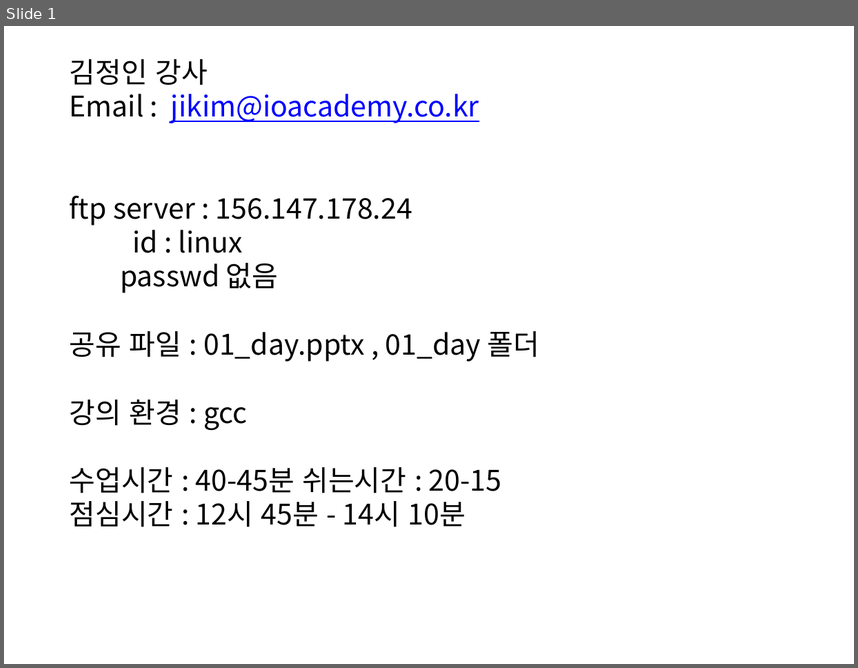
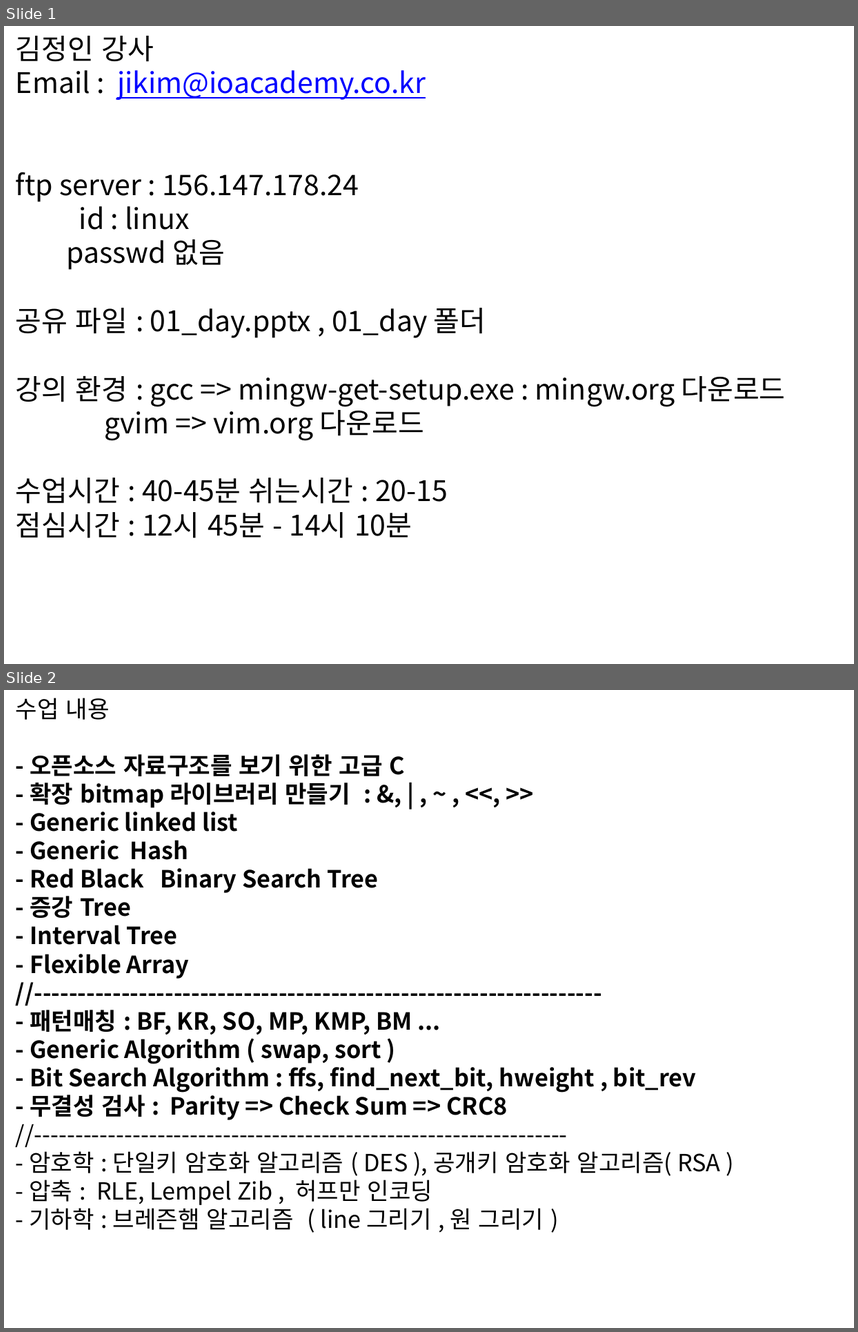
Before and after one commit to chisun-joung/osdsalgo_c, a slide deck: 01_day.pptx. Shown one above the other, each under a label of ours: slide 1 before the commit, slides 1 and 2 after it. The pictures are 858x668 and 858x1332 pixels, drawn with LibreOffice and Linux fonts; fonts in the diff are those of the drawing. Boxes give left, top, right and bottom in pixels: in the first picture for what was removed or moved away, otherwise in the second. Text is boxed around its words. In the diff, an @@ line names an element or a change of style, - is before the commit and + after.

Commit message:
배울 내용 설명

```diff
--- a/01_day.pptx
+++ b/01_day.pptx
@@ slide 2 added at (4,690,854,1328), background #FFFFFF @@
@@ text added at (16,698,720,1230), 20 pt, text #000000, bold @@
+수업 내용
+- 오픈소스 자료구조를 보기 위한 고급 C
+- 확장 bitmap 라이브러리 만들기 : &, | , ~ , <<, >>
+- Generic linked list
+- Generic Hash
+- Red Black Binary Search Tree
+- 증강 Tree
+- Interval Tree
+- Flexible Array
+//-----------------------------------------------------------------
+- 패턴매칭 : BF, KR, SO, MP, KMP, BM ...
+- Generic Algorithm ( swap, sort )
+- Bit Search Algorithm : ffs, find_next_bit, hweight , bit_rev
+- 무결성 검사 : Parity => Check Sum => CRC8
+//-----------------------------------------------------------------
+- 암호학 : 단일키 암호화 알고리즘 ( DES ), 공개키 암호화 알고리즘( RSA )
+- 압축 : RLE, Lempel Zib , 허프만 인코딩
+- 기하학 : 브레즌햄 알고리즘 ( line 그리기 , 원 그리기 )
@@ slide 1 changed as well @@
@@ text "김정인 강사": place and size @@
-text "김정인 강사" at (70,59,540,527)
+text "김정인 강사" at (16,36,786,538)
@@ text at (16,376,786,441): text changed @@
-강의 환경 : gcc
+강의 환경 : gcc => mingw-get-setup.exe : mingw.org 다운로드
+gvim => vim.org 다운로드
```
